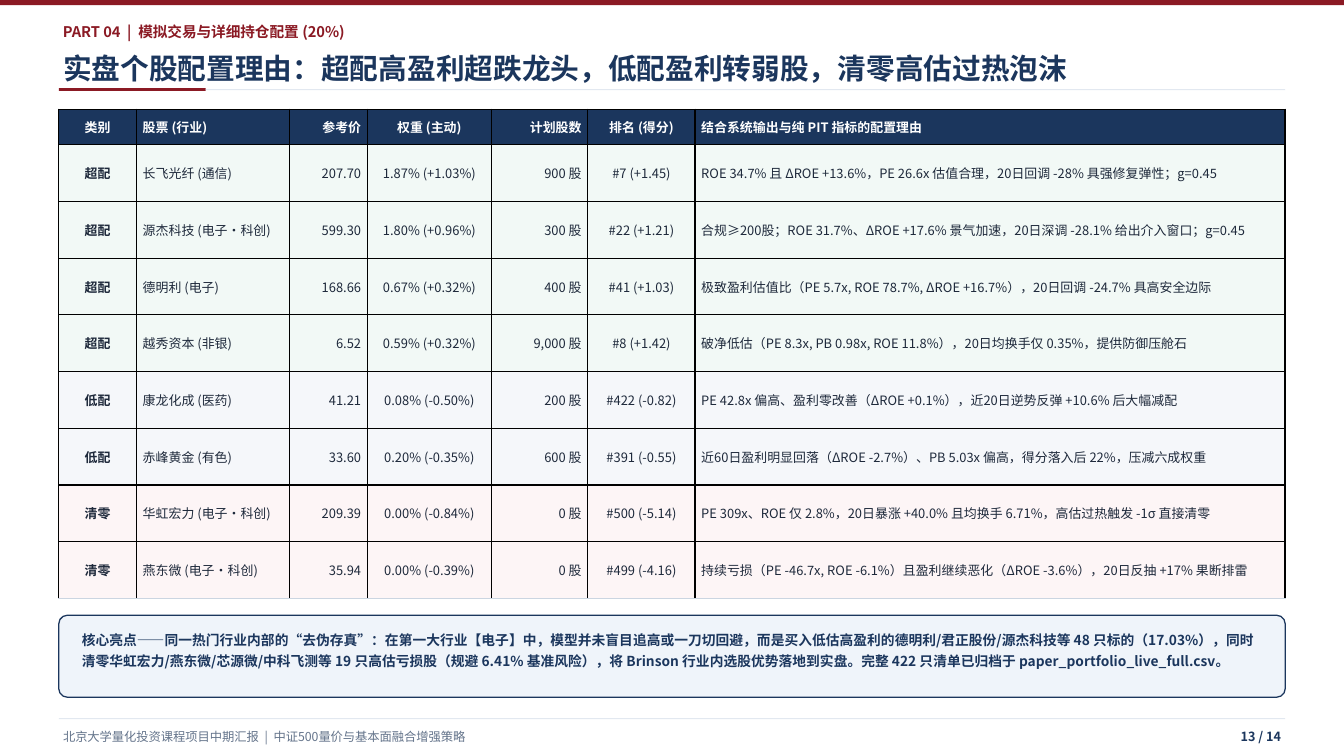
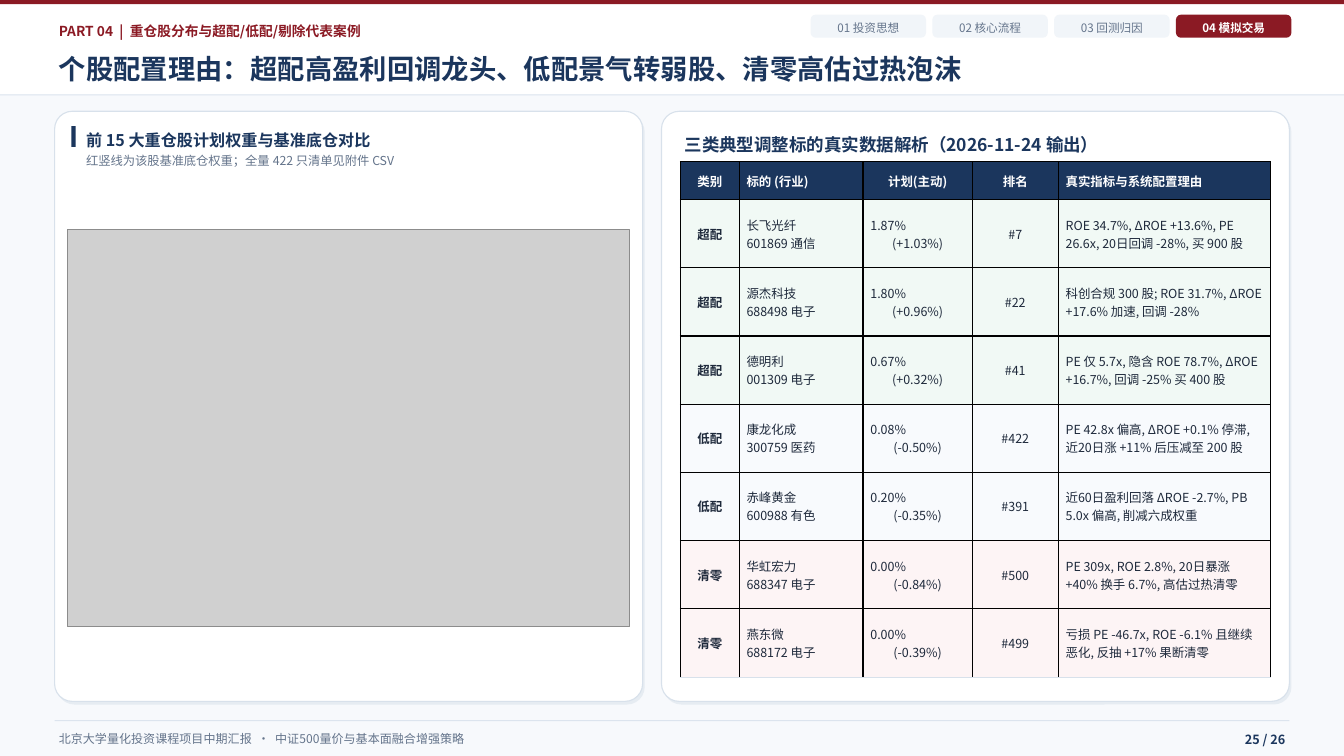
Before and after one commit to wwc76934-cyber/TS-CSNet, a slide deck: slide 25 of docs/中证500量价与基本面融合增强策略_中期汇报PPT.pptx (slide 13 before the commit). Drawn at 1344x756 pixels with LibreOffice and Linux fonts; fonts in the diff are those of the drawing; grey boxes stand for pictures. Boxes give left, top, right and bottom in pixels: in the first picture for what was removed or moved away, otherwise in the second. Text is boxed around its words. In the diff, an @@ line names an element or a change of style, - is before the commit and + after.

```diff
--- a/docs/中证500量价与基本面融合增强策略_中期汇报PPT.pptx
+++ b/docs/中证500量价与基本面融合增强策略_中期汇报PPT.pptx
@@ background #FFFFFF to #F7F9FC @@
@@ rectangle added at <box>0,0,1344,95</box>, fill #FFFFFF @@
@@ text at <box>59,24,361,39</box>: text changed; size 10.5 to 9.8 pt @@
-PART 04 | 模拟交易与详细持仓配置 (20%)
+PART 04 | 重仓股分布与超配/低配/剔除代表案例
@@ rounded rectangle added at <box>811,15,927,38</box>, fill #F1F5F9 @@
@@ text added at <box>837,22,899,33</box>, 8.3 pt, text #64748B @@
+01 投资思想
@@ rounded rectangle added at <box>933,15,1049,38</box>, fill #F1F5F9 @@
@@ text added at <box>959,22,1021,33</box>, 8.3 pt, text #64748B @@
+02 核心流程
@@ rounded rectangle added at <box>1055,15,1171,38</box>, fill #F1F5F9 @@
@@ text added at <box>1081,22,1142,33</box>, 8.3 pt, text #64748B @@
+03 回测归因
@@ rounded rectangle added at <box>1177,15,1293,38</box>, fill #8B1A24 @@
@@ text added at <box>1202,22,1265,33</box>, 8.3 pt, text #FFFFFF, bold @@
+04 模拟交易
@@ text at <box>59,55,962,82</box>: text changed; size 20.5 to 19.5 pt @@
-实盘个股配置理由：超配高盈利超跌龙头，低配盈利转弱股，清零高估过热泡沫
+个股配置理由：超配高盈利回调龙头、低配景气转弱股、清零高估过热泡沫
@@ rectangle removed at <box>58,89,206,92</box> @@
@@ rectangle at <box>0,95,1344,96</box>: fill #E2E8F0 to #DCE4EE @@
@@ rectangle: place and size @@
-rectangle at <box>206,90,1286,91</box>
+rectangle at <box>0,95,1344,96</box>
@@ rounded rectangle added at <box>54,111,642,701</box>, fill #FFFFFF, outline #D8E1EB 0.8 pt @@
@@ rounded rectangle added at <box>56,115,644,705</box>, fill #E6ECF2 @@
@@ rounded rectangle added at <box>661,111,1290,701</box>, fill #FFFFFF, outline #D8E1EB 0.8 pt @@
@@ rounded rectangle added at <box>663,115,1292,705</box>, fill #E6ECF2 @@
@@ rectangle added at <box>72,126,76,147</box>, fill #1B365D @@
@@ text added at <box>86,130,371,151</box>, 11.5 pt, text #1B365D, bold @@
+前 15 大重仓股计划权重与基准底仓对比
@@ text added at <box>685,136,1098,153</box>, 12.5 pt, text #1B365D, bold @@
+三类典型调整标的真实数据解析（2026-11-24 输出）
@@ text added at <box>86,154,394,167</box>, 8.8 pt, text #64748B @@
+红竖线为该股基准底仓权重；全量 422 只清单见附件 CSV
@@ table at <box>681,161,1269,677</box> @@
-类别 | 股票 (行业) | 参考价 | 权重 (主动) | 计划股数 | 排名 (得分) | 结合系统输出与纯 PIT 指标的配置理由
-超配 | 长飞光纤 (通信) | 207.70 | 1.87% (+1.03%) | 900 股 | #7 (+1.45) | ROE 34.7% 且 ΔROE +13.6%，PE 26.6x 估值合理，20日回调 -28% 具强修复弹性；g=0.45
-超配 | 源杰科技 (电子·科创) | 599.30 | 1.80% (+0.96%) | 300 股 | #22 (+1.21) | 合规≥200股；ROE 31.7%、ΔROE +17.6% 景气加速，20日深调 -28.1% 给出介入窗口；g=0.45
-超配 | 德明利 (电子) | 168.66 | 0.67% (+0.32%) | 400 股 | #41 (+1.03) | 极致盈利估值比（PE 5.7x, ROE 78.7%, ΔROE +16.7%），20日回调 -24.7% 具高安全边际
-超配 | 越秀资本 (非银) | 6.52 | 0.59% (+0.32%) | 9,000 股 | #8 (+1.42) | 破净低估（PE 8.3x, PB 0.98x, ROE 11.8%），20日均换手仅 0.35%，提供防御压舱石
-低配 | 康龙化成 (医药) | 41.21 | 0.08% (-0.50%) | 200 股 | #422 (-0.82) | PE 42.8x 偏高、盈利零改善（ΔROE +0.1%），近20日逆势反弹 +10.6% 后大幅减配
-低配 | 赤峰黄金 (有色) | 33.60 | 0.20% (-0.35%) | 600 股 | #391 (-0.55) | 近60日盈利明显回落（ΔROE -2.7%）、PB 5.03x 偏高，得分落入后 22%，压减六成权重
-清零 | 华虹宏力 (电子·科创) | 209.39 | 0.00% (-0.84%) | 0 股 | #500 (-5.14) | PE 309x、ROE 仅 2.8%，20日暴涨 +40.0% 且均换手 6.71%，高估过热触发 -1σ 直接清零
-清零 | 燕东微 (电子·科创) | 35.94 | 0.00% (-0.39%) | 0 股 | #499 (-4.16) | 持续亏损（PE -46.7x, ROE -6.1%）且盈利继续恶化（ΔROE -3.6%），20日反抽 +17% 果断排雷
+类别 | 标的 (行业) | 计划(主动) | 排名 | 真实指标与系统配置理由
+超配 | 长飞光纤 601869 通信 | 1.87% (+1.03%) | #7 | ROE 34.7%, ΔROE +13.6%, PE 26.6x, 20日回调 -28%, 买 900 股
+超配 | 源杰科技 688498 电子 | 1.80% (+0.96%) | #22 | 科创合规 300 股; ROE 31.7%, ΔROE +17.6% 加速, 回调 -28%
+超配 | 德明利 001309 电子 | 0.67% (+0.32%) | #41 | PE 仅 5.7x, 隐含 ROE 78.7%, ΔROE +16.7%, 回调 -25% 买 400 股
+低配 | 康龙化成 300759 医药 | 0.08% (-0.50%) | #422 | PE 42.8x 偏高, ΔROE +0.1% 停滞, 近20日涨 +11% 后压减至 200 股
+低配 | 赤峰黄金 600988 有色 | 0.20% (-0.35%) | #391 | 近60日盈利回落 ΔROE -2.7%, PB 5.0x 偏高, 削减六成权重
+清零 | 华虹宏力 688347 电子 | 0.00% (-0.84%) | #500 | PE 309x, ROE 2.8%, 20日暴涨 +40% 换手 6.7%, 高估过热清零
+清零 | 燕东微 688172 电子 | 0.00% (-0.39%) | #499 | 亏损 PE -46.7x, ROE -6.1% 且继续恶化, 反抽 +17% 果断清零
@@ table: place and size @@
-table at <box>58,109,1285,598</box>
+table at <box>681,161,1269,677</box>
@@ picture added at <box>68,230,630,627</box> @@
@@ rounded rectangle removed at <box>58,615,1286,697</box> @@
@@ text removed at <box>82,633,1253,669</box> @@
-核心亮点——同一热门行业内部的“去伪存真”：在第一大行业【电子】中，模型并未盲目追高或一刀切回避，而是买入低估高盈利的德明利/君正股份/源杰科技等 48 只标的（17.03%），同时清零华虹宏力/燕东微/芯源微/中科飞测等 19 只高估亏损股（规避 6.41% 基准风险），将 Brinson 行业内选股优势落地到实盘。完整 422 只清单已归档于 paper_portfolio_live_full.csv。
@@ rectangle: place and size @@
-rectangle at <box>58,718,1286,719</box>
+rectangle at <box>54,721,1290,722</box>
@@ rectangle at <box>54,721,1290,722</box>: fill #E2E8F0 to #DCE4EE @@
@@ text at <box>59,733,464,744</box>: text changed; size 8.8 to 8.6 pt @@
-北京大学量化投资课程项目中期汇报 | 中证500量价与基本面融合增强策略
+北京大学量化投资课程项目中期汇报 · 中证500量价与基本面融合增强策略
@@ text removed at <box>1241,731,1281,741</box> @@
-13 / 14
@@ text added at <box>1245,734,1285,744</box>, 9 pt, text #1B365D, bold @@
+25 / 26
```
Also in this commit, not shown: 6 other slides changed, 19 slides added, 7 slides removed, 22 other files.
